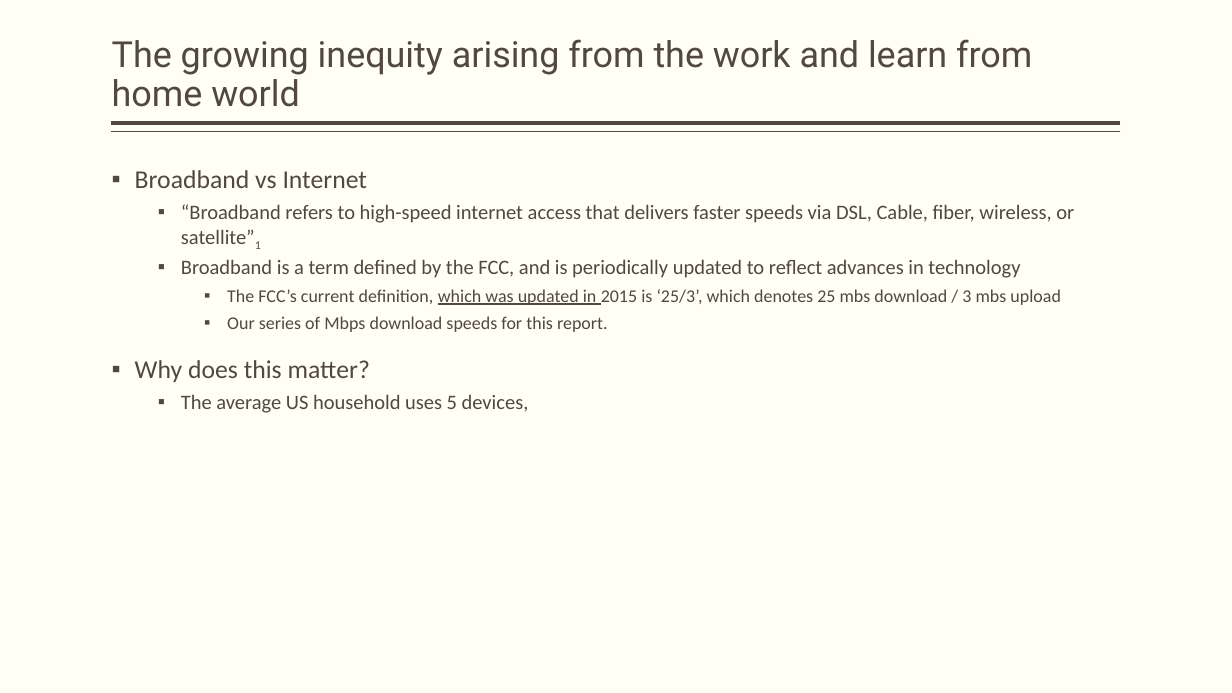
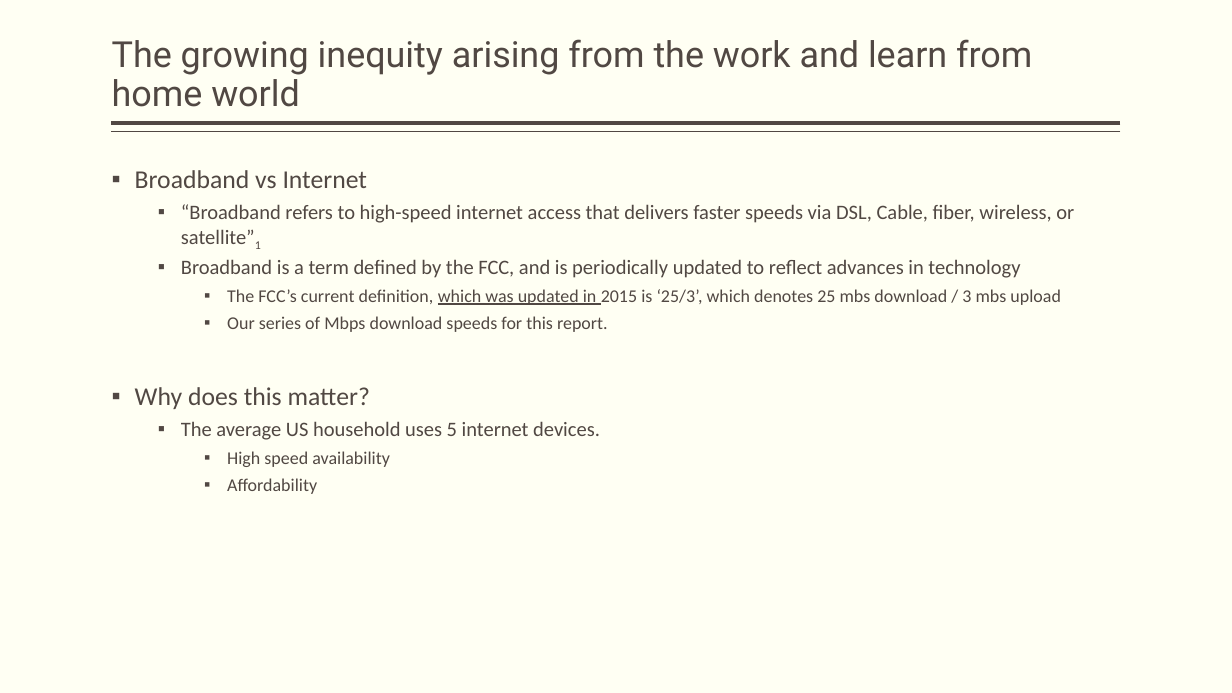
Before and after one commit to vsmolina/fiber_group, a slide deck: slide 3 of reports/Fiber_Group_Presenetation.pptx. Drawn at 1232x693 pixels with LibreOffice and Linux fonts; fonts in the diff are those of the drawing. Boxes give left, top, right and bottom in pixels: in the first picture for what was removed or moved away, otherwise in the second. Text is boxed around its words. In the diff, an @@ line names an element or a change of style, - is before the commit and + after.

```diff
--- a/reports/Fiber_Group_Presenetation.pptx
+++ b/reports/Fiber_Group_Presenetation.pptx
@@ text at (181,421,600,494): text changed @@
-  ▪ The average US household uses 5 devices,
+  ▪ The average US household uses 5 internet devices.
+    ▪ High speed availability
+    ▪ Affordability
```
Also in this commit, not shown: 1 other slide changed.
